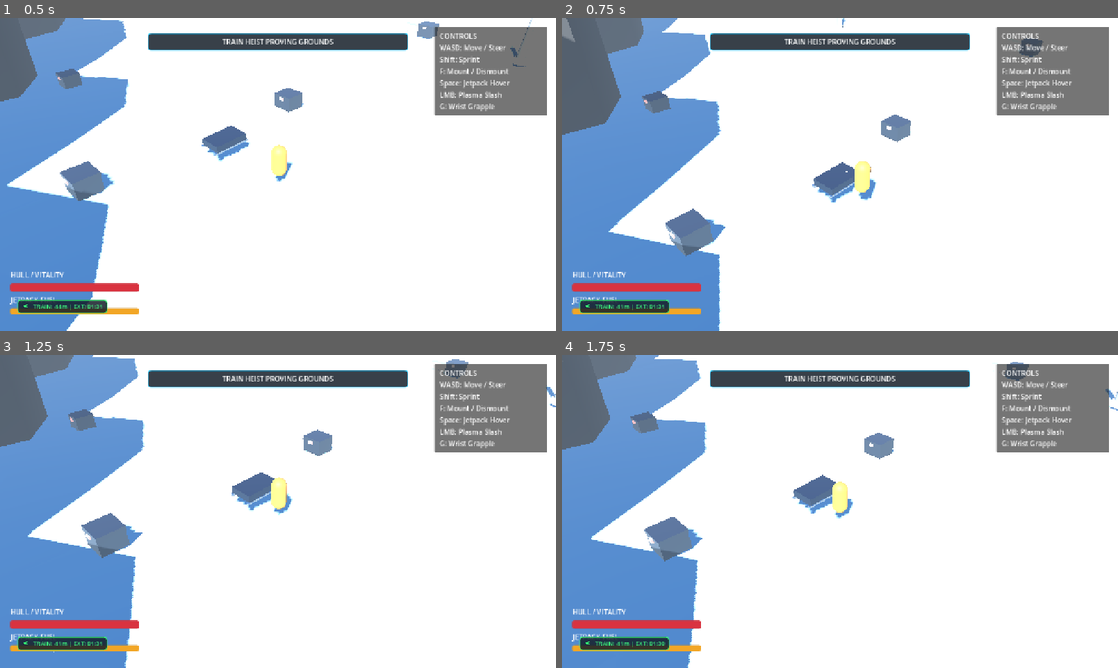
Above: before the commit, frames 1-4 (two rows, left to right).
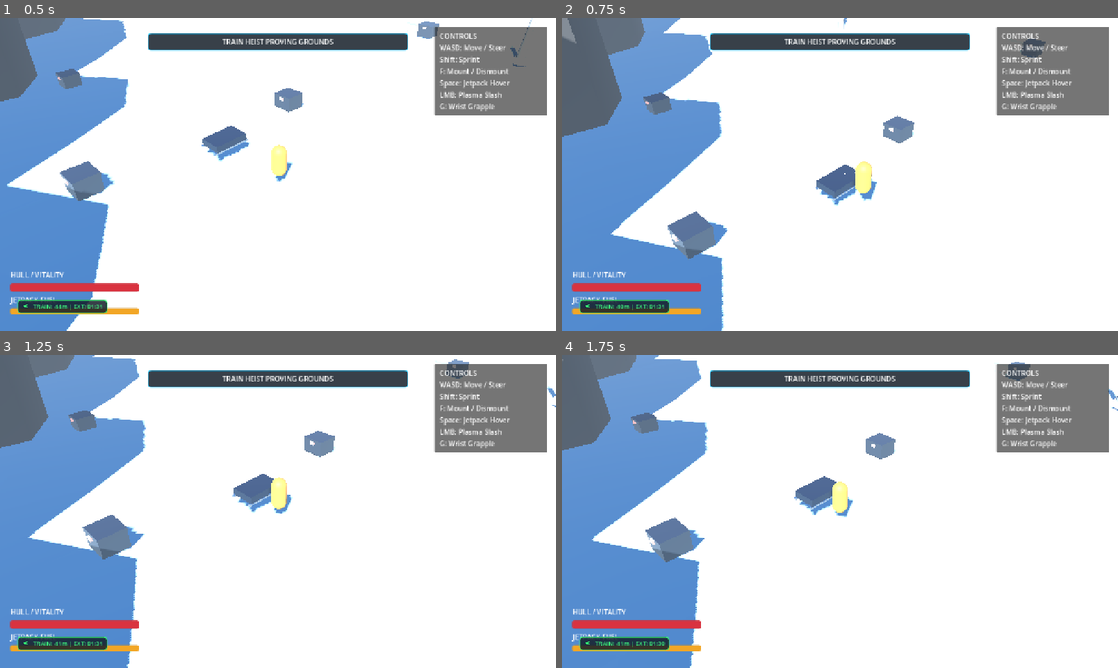
Above: after the commit, the same moments.

Repository: mcintalmo/drift
Game: Godot game, scene res://scenes/world/ActiveTrainHeistSector.tscn
The game is run twice, just before and just after one commit, with the same random seed, the same clock (stepped at 60 frames per second) and the same inputs. This scene is started directly instead of the project's main scene.
Inputs (mouse positions are in pixels of both pictures, inside the frame that each line leads up to):
- Up to frame 1 (0.5 s): no input
- Up to frame 2 (0.75 s): tap Enter (ui_accept) at 0.5 s; move the mouse to (962, 158) at 0.52 s; hold E (pilot_lean_right) from 0.53 s (still down); tap G (pilot_wrist_grapple) at 0.6 s; click (962, 158) at 0.67 s
- Up to frame 3 (1.25 s): keep holding E (pilot_lean_right); tap Enter (ui_accept) at 0.77 s
- Up to frame 4 (1.75 s): release E (pilot_lean_right) at 1.25 s; drag from (728, 527) to (812, 574) at 1.27 s

Frame 1 is identical in both runs. In frame 2, 1.8% of the frame differs, in the area x 0-87%, y 0-100%; in frame 3, 1.2%; in frame 4, 1.0%.

Commit message:
Restrict wrist grapple targeting to valid structures (trains, sleds, trees, boulders, crates) and prevent ground latching

Diff:
--- a/scripts/components/pilot_grapple_component.gd
+++ b/scripts/components/pilot_grapple_component.gd
@@ -7,8 +7,8 @@
 signal grapple_latched(target_pos: Vector3, is_heavy: bool)
 signal grapple_released
 
-@export var max_range_meters: float = 28.0
-@export var pull_speed_ms: float = 22.0
+@export var max_range_meters: float = 30.0
+@export var pull_speed_ms: float = 24.0
 @export var crate_drag_force: float = 45.0
 @export var cable_mesh: MeshInstance3D
 
@@ -70,14 +70,43 @@
 		return target_rigid_body.global_transform * local_hit_offset
 	return target_anchor_pos
 
+## Validates whether a physics collider represents a valid grapple-able structure (trees, train cars, sleds, pylons, crates)
+func is_collider_grappleable(collider: Object) -> bool:
+	if not collider or not (collider is Node):
+		return false
+
+	var node: Node = collider as Node
+
+	# Explicitly reject ground / hex terrain surfaces
+	if node.is_in_group(&"terrain") or node.name.begins_with("HexTile") or node.name.begins_with("Terrain") or node.name.begins_with("Ground") or node.name.begins_with("RailSubPiece"):
+		return false
+
+	# 1. Has GrappleAnchorComponent or is in grapple_anchors group
+	if node.is_in_group(&"grapple_anchors") or node.has_node("GrappleAnchorComponent") or node.has_node("SledGrappleAnchor"):
+		return true
+
+	# 2. Check node and its parent hierarchy for valid interactive structure groups
+	var cur: Node = node
+	while cur and cur != cur.get_tree().root:
+		if cur.is_in_group(&"grapple_anchors") or cur.is_in_group(&"train_convoy") or cur.is_in_group(&"player_sled") or cur.is_in_group(&"trees") or cur.is_in_group(&"boulders") or cur.is_in_group(&"loot_crates") or cur.is_in_group(&"props"):
+			return true
+		if cur.name.begins_with("ArmoredLocomotive") or cur.name.begins_with("ArmoredBoxcar") or cur.name.begins_with("SledChassis") or cur.name.begins_with("PetrifiedPine") or cur.name.begins_with("GlacialBoulder") or cur.name.begins_with("AbandonedRailCar") or cur.name.begins_with("GroundCrate"):
+			return true
+		cur = cur.get_parent()
+
+	if node is RigidBody3D:
+		return true
+
+	return false
+
 func fire_grapple(origin_pos: Vector3, look_dir: Vector3, space_state: PhysicsDirectSpaceState3D) -> bool:
 	if is_grappling:
 		release_grapple()
 		return false
 
-	# 1. First search for grapple anchors in forward cone
+	# 1. Search for grapple anchors in forward camera cone
 	var best_anchor: GrappleAnchorComponent = null
-	var best_dist: float = max_range_meters
+	var best_score: float = -9999.0
 
 	var anchors: Array[Node] = get_tree().get_nodes_in_group(&"grapple_anchors") if is_inside_tree() else []
 	for node: Node in anchors:
@@ -85,11 +114,21 @@
 			var a_pos: Vector3 = node.get_global_anchor_position()
 			var to_a: Vector3 = a_pos - origin_pos
 			var dist: float = to_a.length()
-			if dist <= max_range_meters and dist < best_dist:
-				var angle: float = rad_to_deg(look_dir.angle_to(to_a))
-				if angle <= 65.0:
-					best_dist = dist
-					best_anchor = node
+			if dist <= max_range_meters and dist > 1.0:
+				var dir_to_a: Vector3 = to_a.normalized()
+				var dot: float = look_dir.dot(dir_to_a)
+				if dot >= 0.50: # Wide ~60-degree lock cone
+					# Line-of-sight check
+					var query: PhysicsRayQueryParameters3D = PhysicsRayQueryParameters3D.create(origin_pos, a_pos)
+					var res: Dictionary = space_state.intersect_ray(query) if space_state else {}
+					var hit_col: Object = res.get("collider")
+					var is_clear: bool = res.is_empty() or hit_col == node or hit_col == node.get_parent() or (hit_col is Node and (hit_col.is_in_group(&"train_convoy") or hit_col.is_in_group(&"player_sled")))
+
+					if is_clear:
+						var score: float = (dot * 50.0) - dist
+						if score > best_score:
+							best_score = score
+							best_anchor = node
 
 	if best_anchor:
 		target_anchor = best_anchor
@@ -102,38 +141,39 @@
 		grapple_latched.emit(target_anchor_pos, is_target_heavy)
 		return true
 
-	# 2. Raycast fallback against physical structures, train cars, sled, and crates
+	# 2. Raycast fallback against physical structures (trains, trees, boulders, crates, sleds) - NEVER ground
 	if space_state:
 		var ray_end: Vector3 = origin_pos + (look_dir.normalized() * max_range_meters)
 		var query: PhysicsRayQueryParameters3D = PhysicsRayQueryParameters3D.create(origin_pos, ray_end)
 		var result: Dictionary = space_state.intersect_ray(query)
 
 		if not result.is_empty():
-			var hit_pos: Vector3 = result.position
 			var collider: Object = result.collider
-			target_anchor = null
-
-			if collider is RigidBody3D:
-				target_rigid_body = collider as RigidBody3D
-				target_node = target_rigid_body
-				local_hit_offset = target_rigid_body.global_transform.affine_inverse() * hit_pos
-				is_target_heavy = target_rigid_body.mass > 80.0
-			elif collider is Node3D:
-				target_rigid_body = null
-				target_node = collider as Node3D
-				local_hit_offset = target_node.global_transform.affine_inverse() * hit_pos
-				is_target_heavy = true
-			else:
-				target_rigid_body = null
-				target_node = null
+			if is_collider_grappleable(collider):
+				var hit_pos: Vector3 = result.position
+				target_anchor = null
+
+				if collider is RigidBody3D:
+					target_rigid_body = collider as RigidBody3D
+					target_node = target_rigid_body
+					local_hit_offset = target_rigid_body.global_transform.affine_inverse() * hit_pos
+					is_target_heavy = target_rigid_body.mass > 80.0
+				elif collider is Node3D:
+					target_rigid_body = null
+					target_node = collider as Node3D
+					local_hit_offset = target_node.global_transform.affine_inverse() * hit_pos
+					is_target_heavy = true
+				else:
+					target_rigid_body = null
+					target_node = null
+					target_anchor_pos = hit_pos
+					is_target_heavy = true
+
 				target_anchor_pos = hit_pos
-				is_target_heavy = true
-
-			target_anchor_pos = hit_pos
-			is_grappling = true
-			grapple_fired.emit(target_anchor_pos)
-			grapple_latched.emit(target_anchor_pos, is_target_heavy)
-			return true
+				is_grappling = true
+				grapple_fired.emit(target_anchor_pos)
+				grapple_latched.emit(target_anchor_pos, is_target_heavy)
+				return true
 
 	return false
 
--- a/scripts/world/hex_world_tile.gd
+++ b/scripts/world/hex_world_tile.gd
@@ -503,11 +503,13 @@
 	boulder.add_child(col)
 
 	add_child(boulder)
+	boulder.add_to_group(&"boulders")
 	_spawned_props.append(boulder)
 
 func _spawn_petrified_pine(rng: RandomNumberGenerator) -> void:
 	var tree: StaticBody3D = StaticBody3D.new()
 	tree.name = "PetrifiedPine"
+	tree.add_to_group(&"trees")
 	var tx: float = rng.randf_range(-2.5, 2.5)
 	var tz: float = rng.randf_range(-2.5, 2.5)
 	tree.position = Vector3(tx, 0, tz)
